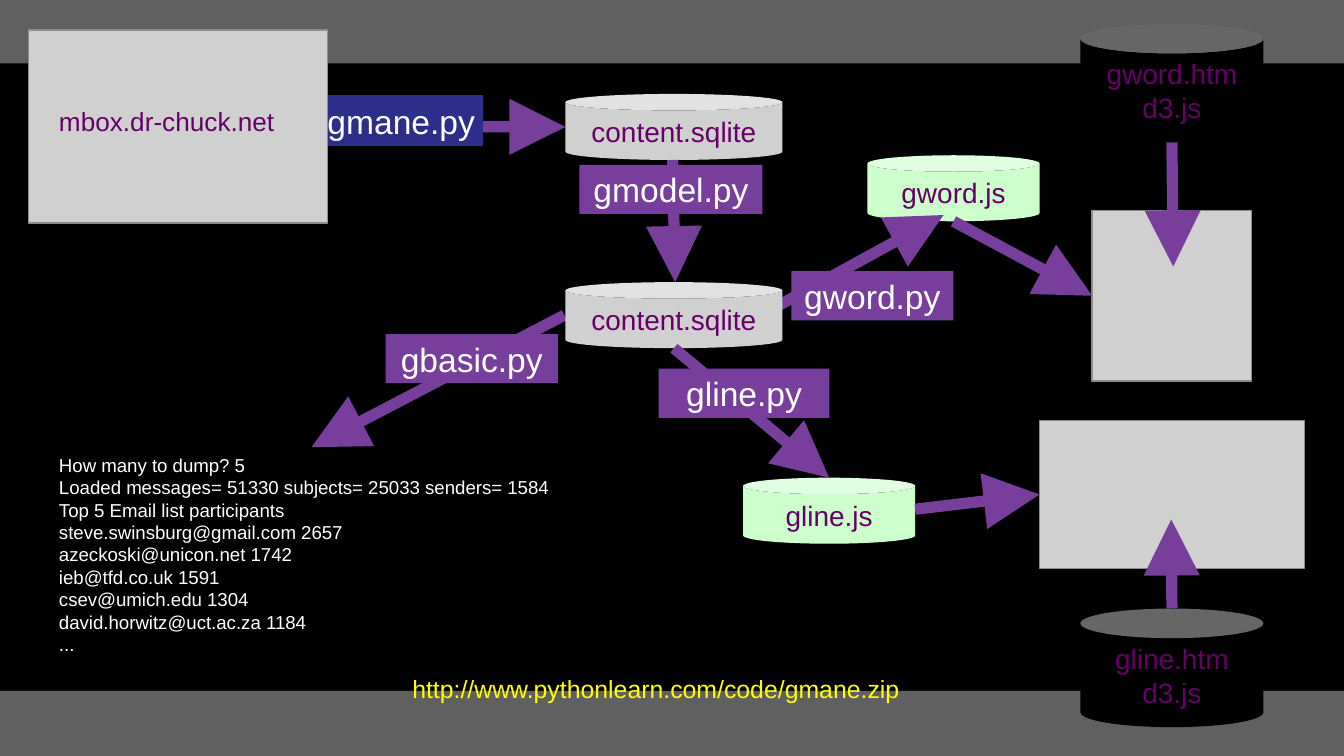
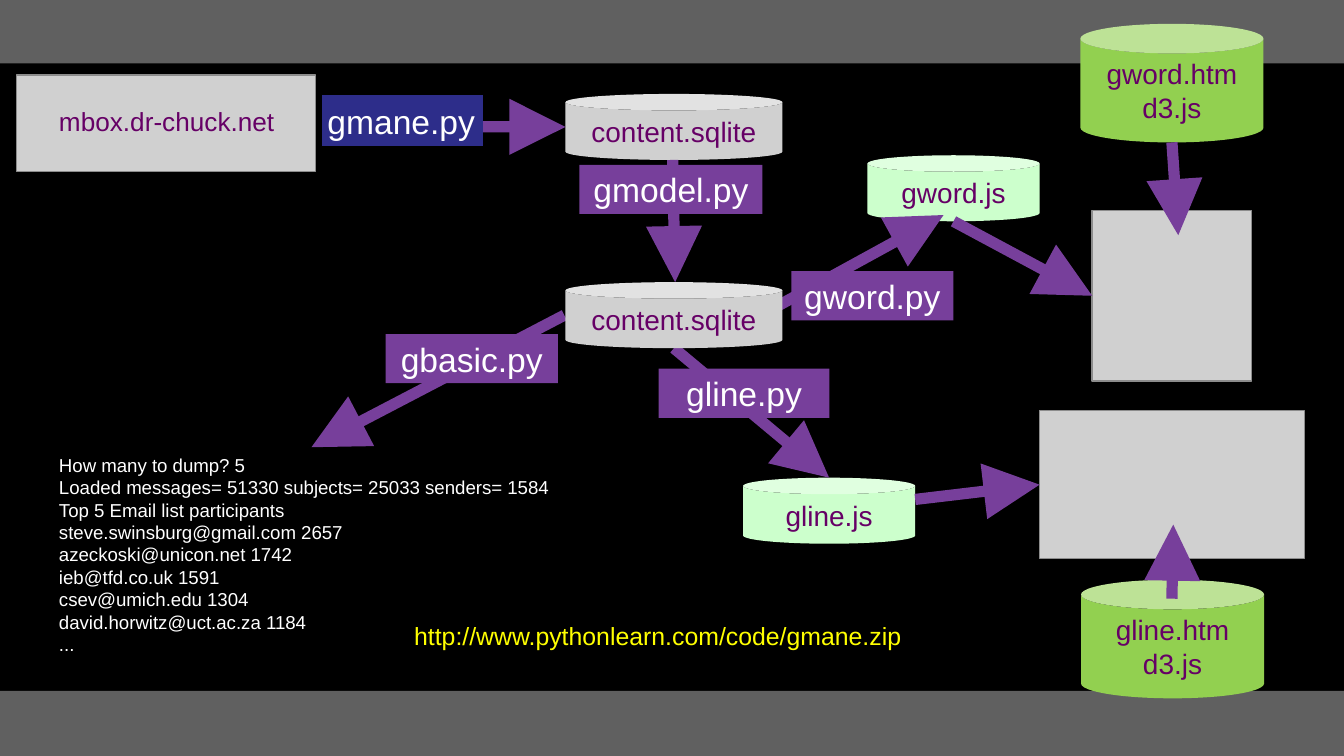
Before and after one commit to csev/py4e, a slide deck: slide 18 of lectures3/Pythonlearn-16-Data-Viz.pptx. Drawn at 1344x756 pixels with LibreOffice and Linux fonts; fonts in the diff are those of the drawing; grey boxes stand for pictures. Boxes give left, top, right and bottom in pixels: in the first picture for what was removed or moved away, otherwise in the second. Text is boxed around its words. In the diff, an @@ line names an element or a change of style, - is before the commit and + after.

```diff
--- a/lectures3/Pythonlearn-16-Data-Viz.pptx
+++ b/lectures3/Pythonlearn-16-Data-Viz.pptx
@@ cylinder "gword.htm" at [1081,24,1263,142]: fill #000000 to #92D050 @@
@@ picture: place and size @@
-picture at [28,30,327,223]
+picture at [16,75,314,172]
@@ arrow moved from (1172, 142) - (1173, 266) to (1172, 142) - (1179, 235) @@
@@ picture: place and size @@
-picture at [1040,421,1305,569]
+picture at [1040,411,1305,559]
@@ arrow moved from (915, 509) - (1040, 495) to (915, 500) - (1040, 485) @@
@@ arrow moved from (1172, 609) - (1172, 520) to (1172, 598) - (1173, 524) @@
@@ cylinder "gline.htm" at [1081,579,1263,698]: fill #000000 to #92D050 @@
@@ cylinder "gline.htm": place and size @@
-cylinder "gline.htm" at [1081,609,1263,727]
+cylinder "gline.htm" at [1081,579,1263,698]
@@ text "http://www.pythonlearn.com/code/gmane.zip": place and size @@
-text "http://www.pythonlearn.com/code/gmane.zip" at [412,678,899,704]
+text "http://www.pythonlearn.com/code/gmane.zip" at [414,627,901,650]
```
Also in this commit, not shown: 18 other slides changed, 1 other file.
